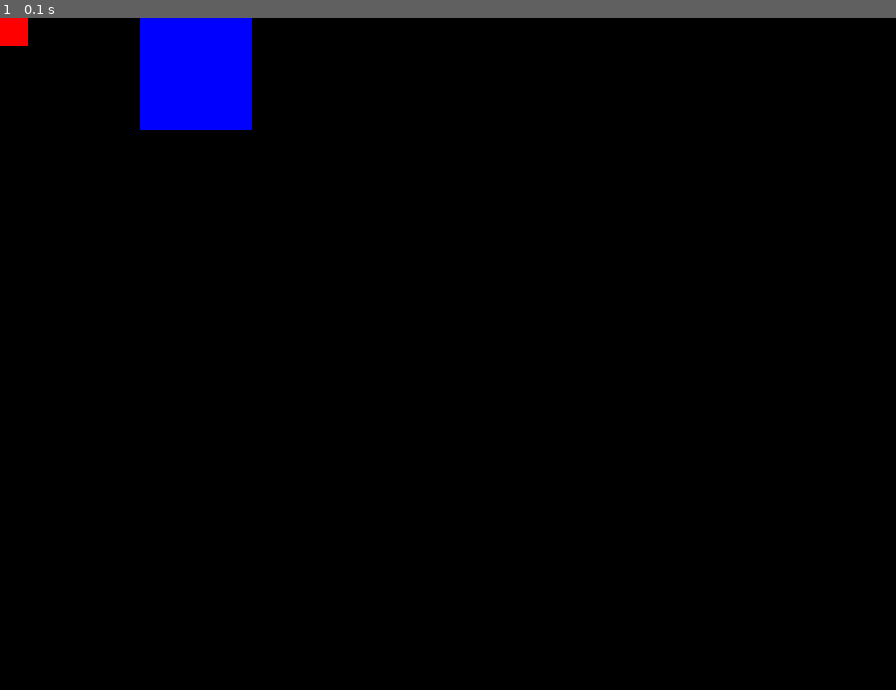
Above: before the commit, frame 1.
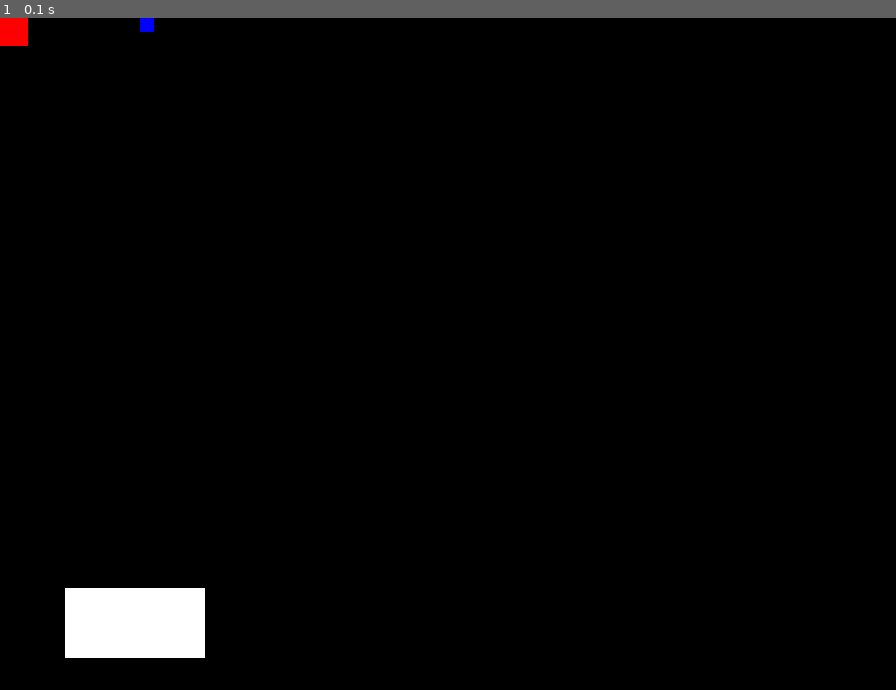
Above: after the commit, the same moment.

Repository: tenkaLab/pygame-dodge-game
Game: pygame game, started from run.py
Two runs of this game, one before a commit and one after it. Both use one fixed random seed, a clock stepped at 60 frames per second and the inputs below.
Inputs:
- Up to frame 1 (0.1 s): no input

The runs differ from the first frame. In frame 1, 3.7% of the frame differs, in the area x 7-29%, y 0-96%.

Commit message:
fix: py-gamekit package

Diff:
--- a/game/package/base_object/gameobject.py
+++ b/game/package/base_object/gameobject.py
@@ -14,6 +14,9 @@
         self.engine = None
 
     def start(self):
+        pass
+
+    def update(self):
         pass
 
     def add_tag(self, name):
@@ -43,7 +46,11 @@
 
     def destroy(self):
         for gameobject in self.engine.current_scene.world:
+            if self == gameobject:
                 self.engine.current_scene.world.remove(gameobject)
+                return
 
-        for gameobject in self.engine.current_scene.canvas:
-                self.engine.current_scene.canvas.remove(gameobject)
+        for gameobject in self.engine.current_scene.world:
+            if self == gameobject:
+                self.engine.current_scene.world.remove(gameobject)
+                return
--- a/game/package/base_object/scene.py
+++ b/game/package/base_object/scene.py
@@ -14,8 +14,6 @@
 
         self.camera = self.add_worldobject(Camera())
 
-        self.engine = None
-
     def start(self):
         pass
 
@@ -23,9 +21,11 @@
         for gameobjects in (self.world, self.canvas):
             for go in gameobjects:
                 if go.is_started == False:
-                        go.engine = self.engine
-                        go.start()
-                        go.is_started = True
+                    go.engine = self.engine
+                    go.start()
+                    go.is_started = True
+
+                go.update()
 
                 for comp in go.components.values():
                     if comp.is_started == False:
@@ -55,8 +55,6 @@
         return None
 
     def _draw_worldobjects(self):
-
-        screen_size = self.engine.screen.get_size()
 
         camera = self.camera
         if not get_state(camera):
@@ -90,6 +88,7 @@
         render_data_list = create_render_data_list(self.canvas)
         render_data_list.sort(key=lambda x: x.layer)
 
+
         for render in render_data_list:
             draw_surface: pygame.Surface = render.surface
 
@@ -97,8 +96,8 @@
             surface_size = draw_surface.get_size()
 
             draw_position = (
-                (screen_size[0] * position_ratio[0] - surface_size[0] // 2),
-                (screen_size[1] * position_ratio[1] - surface_size[1] // 2)
+                (screen_size[0] * position_ratio[0]) - (surface_size[0] // 2),
+                (screen_size[1] * position_ratio[1]) - (surface_size[1] // 2)
             )
 
             self.engine.screen.blit(draw_surface, draw_position)
--- a/game/package/component/__init__.py
+++ b/game/package/component/__init__.py
@@ -1,4 +1,4 @@
-from .transform import Transform
+from .transform import Transform, RectTransform
 from .sprite_renderer import SpriteRenderer
 from .animator import Animator
 from .collider import Collider
--- a/game/package/component/sprite_renderer.py
+++ b/game/package/component/sprite_renderer.py
@@ -1,9 +1,9 @@
 import pygame
 from pathlib import Path
 
-from game.package.core.renderer import RenderData
+from game.package.core.render_data import RenderData
 from game.package.base_object.component import Component
-from game.package.component import Transform
+from game.package.component import Transform, RectTransform
 
 from game.package.util.make_empty_surface import make_empty_surface
 
@@ -16,14 +16,23 @@
         self.render_data = RenderData()
 
     def start(self):
-        self.transform: Transform = self.parent.get_component("Transform") or self.parent.get_component("RectTransform")
+        a = self.parent.get_component("Transform")
+        b = self.parent.get_component("RectTransform")
+        if not a is None:
+            self.transform: Transform = a
+        else:
+            self.transform: RectTransform = b
+
         return super().start()
 
     def update(self):
 
         if (
             self.surface is None or
-            not self.transform.__class__ == Transform
+            not (
+                self.transform.__class__ == Transform or
+                self.transform.__class__ == RectTransform
+            )
             ):
             return super().update()
 
--- a/game/package/core/engine.py
+++ b/game/package/core/engine.py
@@ -83,14 +83,15 @@
             scene.start()
             scene.is_started = True
 
-        scene.update()
+        if scene.active and scene.is_started:
+            scene.update()
 
     def _process_input_events(self):
 
         for event in pygame.event.get():
 
             if event.type == pygame.QUIT:
-                self.running = False
+                self.shutdown()
 
             elif event.type == pygame.KEYDOWN:
                 self.input_status.keys[pygame.key.name(event.key)] = True
@@ -109,13 +110,17 @@
                 self.input_status.mouse_buttons = [False] * 5
 
     def _draw(self):
-        if self.current_scene.is_started:
-            self.current_scene.draw()
+        scene = self.current_scene
+        if scene.active and scene.is_started:
+            scene.draw()
 
         scaled = pygame.transform.scale(self.screen, self.window.get_size())
         self.window.blit(scaled, (0,0))
 
         pygame.display.flip()
+
+    def shutdown(self):
+        self.running = False
 
 
 class InputStatus:
--- a/game/package/gameobject/worldobject/square.py
+++ b/game/package/gameobject/worldobject/square.py
@@ -20,11 +20,11 @@
         transfrom.layer = layer
 
         sprite = SpriteRenderer()
-        surface = pygame.Surface((8,8))
+        surface = pygame.Surface((1,1))
         surface.fill(color)
         sprite.set_surface(surface)
         self.add_component(sprite)
 
         collider = Collider()
-        collider.add_hitbox((0,0),(8,8), (255,0,0))
+        collider.add_hitbox((0,0),(1,1), (255,0,0))
         self.add_component(collider)
Renamed: game/package/core/renderer.py -> game/package/core/render_data.py
